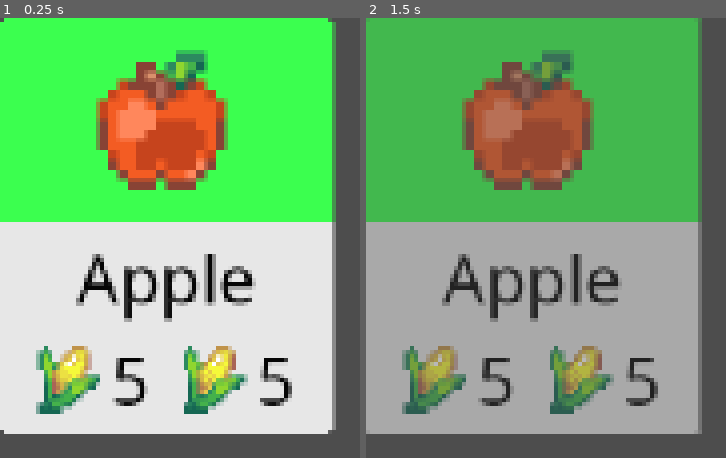
Above: before the commit, frames 1-2 (left to right).
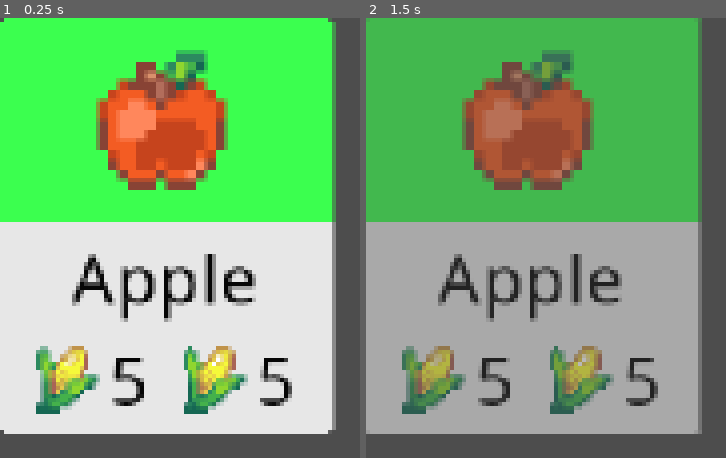
Above: after the commit, the same moments.

Repository: edamleanh/game
Game: Godot game, scene res://scenes/ui/shop_button.tscn
Two runs of this game, one before a commit and one after it. Both use one fixed random seed, a clock stepped at 60 frames per second and the inputs below. This scene is started directly instead of the project's main scene.
Inputs (mouse positions are in pixels of both pictures, inside the frame that each line leads up to):
- Up to frame 1 (0.25 s): no input
- Up to frame 2 (1.5 s): click (531, 224) at 0.5 s; tap Enter at 1.25 s; hold C (seed_forward) from 1.28 s (still down); tap Space (action) at 1.35 s

The runs differ from the first frame. In frame 1, 3.7% of the frame differs, in the area x 10-72%, y 53-90%; in frame 2, 2.7%.
Error in both runs: Invalid access to property or key '<null>' on a base object of type 'Nil'. (res://scenes/ui/shop_button.gd:44)

Commit message:
Add Noto Sans font files and configure theme to use NotoSans-Regular.ttf for Vietnamese text support

Diff:
--- a/scenes/ui/game_theme.tres
+++ b/scenes/ui/game_theme.tres
@@ -1,5 +1,6 @@
-[gd_resource type="Theme" load_steps=7 format=3 uid="uid://rhcgh2v8xs3h"]
+[gd_resource type="Theme" load_steps=8 format=3 uid="uid://rhcgh2v8xs3h"]
 
+[ext_resource type="FontFile" uid="uid://noto_sans_regular" path="res://graphics/fonts/NotoSans-Regular.ttf" id="1_noto_regular"]
 [ext_resource type="Texture2D" uid="uid://c8w5bgiupw84o" path="res://graphics/ui/frame.png" id="2_6q0ak"]
 
 [sub_resource type="StyleBoxTexture" id="StyleBoxTexture_5x5vq"]
@@ -16,9 +17,9 @@
 content_margin_bottom = 4.0
 bg_color = Color(0.90588236, 0.90588236, 0.90588236, 1)
 
-[sub_resource type="SystemFont" id="SystemFont_vietnam"]
-font_names = PackedStringArray("Noto Sans", "Arial", "Liberation Sans")
-font_sizes = PackedInt32Array(30)
+[sub_resource type="FontVariation" id="FontVariation_noto"]
+base_font = ExtResource("1_noto_regular")
+spacing_glyph = 1
 
 [sub_resource type="StyleBoxFlat" id="StyleBoxFlat_6q0ak"]
 bg_color = Color(1, 1, 1, 1)
@@ -36,6 +37,6 @@
 FocusPanel/styles/panel = SubResource("StyleBoxFlat_5x5vq")
 Label/colors/font_color = Color(0.023529412, 0.023529412, 0.023529412, 1)
 Label/font_sizes/font_size = 30
-Label/fonts/font = SubResource("SystemFont_vietnam")
+Label/fonts/font = SubResource("FontVariation_noto")
 Panel/styles/panel = SubResource("StyleBoxFlat_6q0ak")
 PanelContainer/styles/panel = SubResource("StyleBoxTexture_6naka")
Binary file added: graphics/fonts/NotoSans-Bold.ttf
Binary file added: graphics/fonts/NotoSans-Regular.ttf
